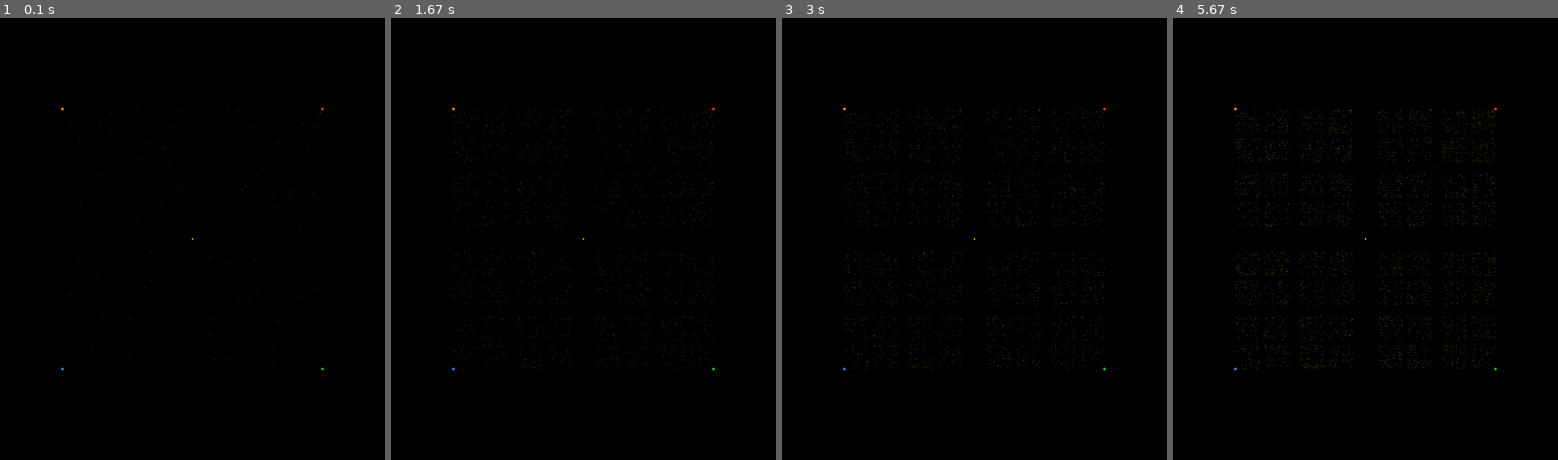
Above: before the commit, frames 1-4 (left to right).
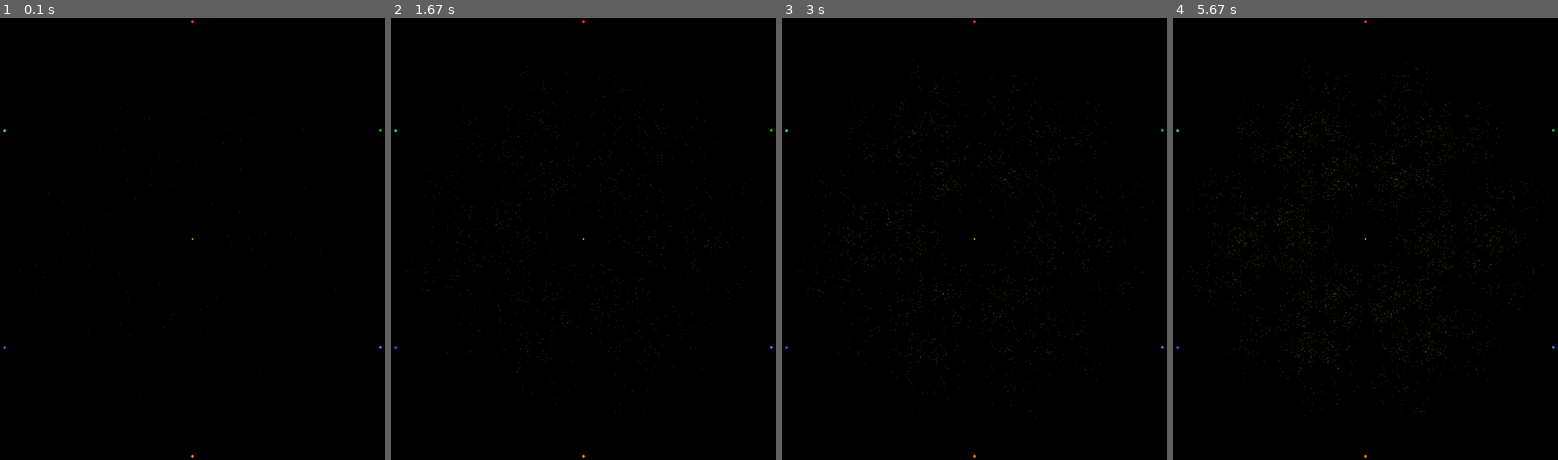
Above: after the commit, the same moments.

Repository: WarrenB42/Chaos-Game
Game: pygame game, started from Chaos Game.py
Two runs of this game, one before a commit and one after it. Both use one fixed random seed, a clock stepped at 60 frames per second and the inputs below.
Inputs:
- Up to frame 1 (0.1 s): no input
- Up to frame 2 (1.67 s): no input
- Up to frame 3 (3 s): no input
- Up to frame 4 (5.67 s): no input

The runs differ from the first frame. In frame 1, 0.1% of the frame differs, in the area x 0-100%, y 0-100%; in frame 2, 0.6%; in frame 3, 1.1%; in frame 4, 1.9%.

Commit message:
Beaucoup enhancements & added vertex restrictions

Diff:
--- a/Chaos Game.py
+++ b/Chaos Game.py
@@ -1,20 +1,25 @@
-import random
 from collections import namedtuple
-from dataclasses import dataclass
+from dataclasses import dataclass, field
 from math import sin, pi, cos
 from time import perf_counter
-from typing import List
+from typing import List, Callable
 
 import pygame
 
+import VertexRestrictions
+
 Color = namedtuple("Color", "R, G, B")
+Offset = namedtuple("Offset", "X, Y")
 
 @dataclass(frozen = True)
 class Config:
     Points: List[tuple]
     Proportion: float
     StartPoint: tuple
-    StartPointColor: Color
+    StartPointColor: Color = Color(255, 255, 0)
+    PlotPointColor: Color = Color(255, 255, 0)
+    Iterations: int = 50_000
+    VertexRestriction: Callable[[tuple, list], tuple] = field(default = VertexRestrictions.noRestriction)
 
 # ----------------------------------------------------------------------------------------------------------
 
@@ -48,7 +53,7 @@
 
     return x, y
 
-def makePoly(nVert, radius, proportion, startPoint, startPointColor):
+def makePoly(nVert, radius, proportion, startPoint, startPointColor = Color(255, 255, 0), plotPointColor = Color(255, 255, 0), offset = None, iterations = 50_000, vertexRestriction = VertexRestrictions.noRestriction):
     theta = (2 * pi) / nVert
     adj = pi / 4 if nVert == 4 else 0.0     # rotate square sides are vertical and horizontal
     ps = []
@@ -56,9 +61,12 @@
     for i in range(nVert):
         x = int(radius * sin(theta * i + adj))
         y = int(radius * cos(theta * i + adj))
+        if offset is not None:
+            x += offset.X
+            y += offset.Y
         ps.append(translate((x, y)))
 
-    return Config(ps, proportion, startPoint, startPointColor)
+    return Config(ps, proportion, startPoint, startPointColor, plotPointColor, Iterations = iterations, VertexRestriction = vertexRestriction)
 
 # ----------------------------------------------------------------------------------------------------------
 
@@ -90,26 +98,32 @@
 
 # define some patterns
 
-sierpinski = makePoly(3, 550, 0.5, translate((0, 0)), Color(255, 255, 0))
-triangleSkewed = Config([translate((-500, -500)), translate((150, 200)), translate((500, -400))], 0.45, translate((0, 0)), Color(255, 255, 0))
-square = makePoly(4, 500, 0.45, translate((0, 0)), Color(255, 255, 0))
-quadSkewed = Config([translate((-500, 300)), translate((400, 500)), translate((500, -450)), translate((-500, -500))], 0.4, translate((0, 0)), Color(255, 255, 0))
-diamond = Config([translate((-500, 0)), translate((0, 500)), translate((500, 0)), translate((0, -500))], 0.45, translate((0, 0)), Color(255, 255, 0))
-pentagon = makePoly(5, 500, 0.38, translate((0, 0)), Color(255, 255, 0))
-hexagon = makePoly(6, 500, 0.33, translate((0, 0)), Color(255, 255, 0))
-septagon = makePoly(7, 500, 0.31, translate((0, 0)), Color(255, 255, 0))
-octagon = makePoly(8, 500, 0.29, translate((0, 0)), Color(255, 255, 0))
-nonagon = makePoly(9, 500, 0.26, translate((0, 0)), Color(255, 255, 0))
-ring = makePoly(25, 500, 0.15, translate((0, 0)), Color(255, 255, 0))
-colorCheck = makePoly(7, 100, 0.31, translate((0, 0)), Color(255, 255, 0))
+sierpinski = makePoly(3, 650, 0.5, translate((0, 0)), startPointColor = Color(0, 0, 0), offset = Offset(0, -150), iterations = 100_000)
+triangleSkewed = Config([translate((-500, -300)), translate((150, 400)), translate((500, -200))], 0.45, translate((0, 0)))
+square = makePoly(4, 500, 0.45, translate((0, 0)))
+fractalSquare = makePoly(4, 800, 0.5, translate((0, 0)), vertexRestriction = VertexRestrictions.avoidCurrent)
+quadSkewed = Config([translate((-500, 300)), translate((400, 500)), translate((500, -450)), translate((-500, -500))], 0.4, translate((0, 0)))
+diamond = Config([translate((-500, 0)), translate((0, 500)), translate((500, 0)), translate((0, -500))], 0.45, translate((0, 0)))
+pentagon = makePoly(5, 500, 0.38, translate((0, 0)))
+fractalPentagon = makePoly(5, 600, 0.5, translate((0, 0)), iterations = 100_000, vertexRestriction = VertexRestrictions.avoidCurrent)
+hexagon = makePoly(6, 590, 0.33, translate((0, 0)))
+fractalHexagon = makePoly(6, 590, 0.5, translate((0, 0)), iterations = 500_000, vertexRestriction = VertexRestrictions.avoidCurrent)
+septagon = makePoly(7, 500, 0.31, translate((0, 0)))
+octagon = makePoly(8, 500, 0.29, translate((0, 0)))
+nonagon = makePoly(9, 500, 0.26, translate((0, 0)))
+ring = makePoly(25, 500, 0.15, translate((0, 0)))
+colorCheck = makePoly(len(colors), 100, 0.5, translate((0, 0)), iterations = 10, startPointColor = Color(0, 0, 0), plotPointColor = Color(0, 0, 0))
 
 # select a pattern and create the layout
 
-config = square
+config = fractalHexagon
 points = config.Points
 startPoint = config.StartPoint
-color = config.StartPointColor
+startPointcolor = config.StartPointColor
+plotPointColpr = config.PlotPointColor
 prop = config.Proportion
+numPoints = config.Iterations
+restrictVertex = config.VertexRestriction
 plotMarkerSize = 4
 startPointSize = 2
 
@@ -120,17 +134,17 @@
 
 # display the layout
 
-pygame.draw.circle(canvas, color, startPoint, startPointSize)
+pygame.draw.circle(canvas, startPointcolor, startPoint, startPointSize)
 
 win.flip()
 
 # set up the drawing and run the pygame loop
 
-numPoints = 50_000
 count = 0
 dispInterval = 10
 run = True
 reported = False
+point = None
 
 while run:
     for event in pygame.event.get():
@@ -145,13 +159,13 @@
     # add a point
 
     if count < numPoints:
-        v = random.choice(points)
-        xDiff = int((v[0] - startPoint[0]) * (1.0 - prop))
-        yDiff = int((v[1] - startPoint[1]) * (1.0 - prop))
+        point = restrictVertex(point, points)
+        xDiff = int((point[0] - startPoint[0]) * (1.0 - prop))
+        yDiff = int((point[1] - startPoint[1]) * (1.0 - prop))
         x = startPoint[0] + xDiff
         y = startPoint[1] + yDiff
         startPoint = (x, y)
-        canvas.set_at((x, y), color)
+        canvas.set_at((x, y), plotPointColpr)
         count += 1
         # display points at a redued rate that is visible with good performance
         if count % dispInterval == 0:
--- /dev/null
+++ b/VertexRestrictions.py
@@ -0,0 +1,14 @@
+import random
+
+# define some vertex restriction methods for the Chaos Game
+
+def noRestriction(point, points):
+    return random.choice(points)
+
+def avoidCurrent(point, points):
+    oldPoint = point
+
+    while (point := random.choice(points)) == oldPoint:
+        pass
+
+    return point
